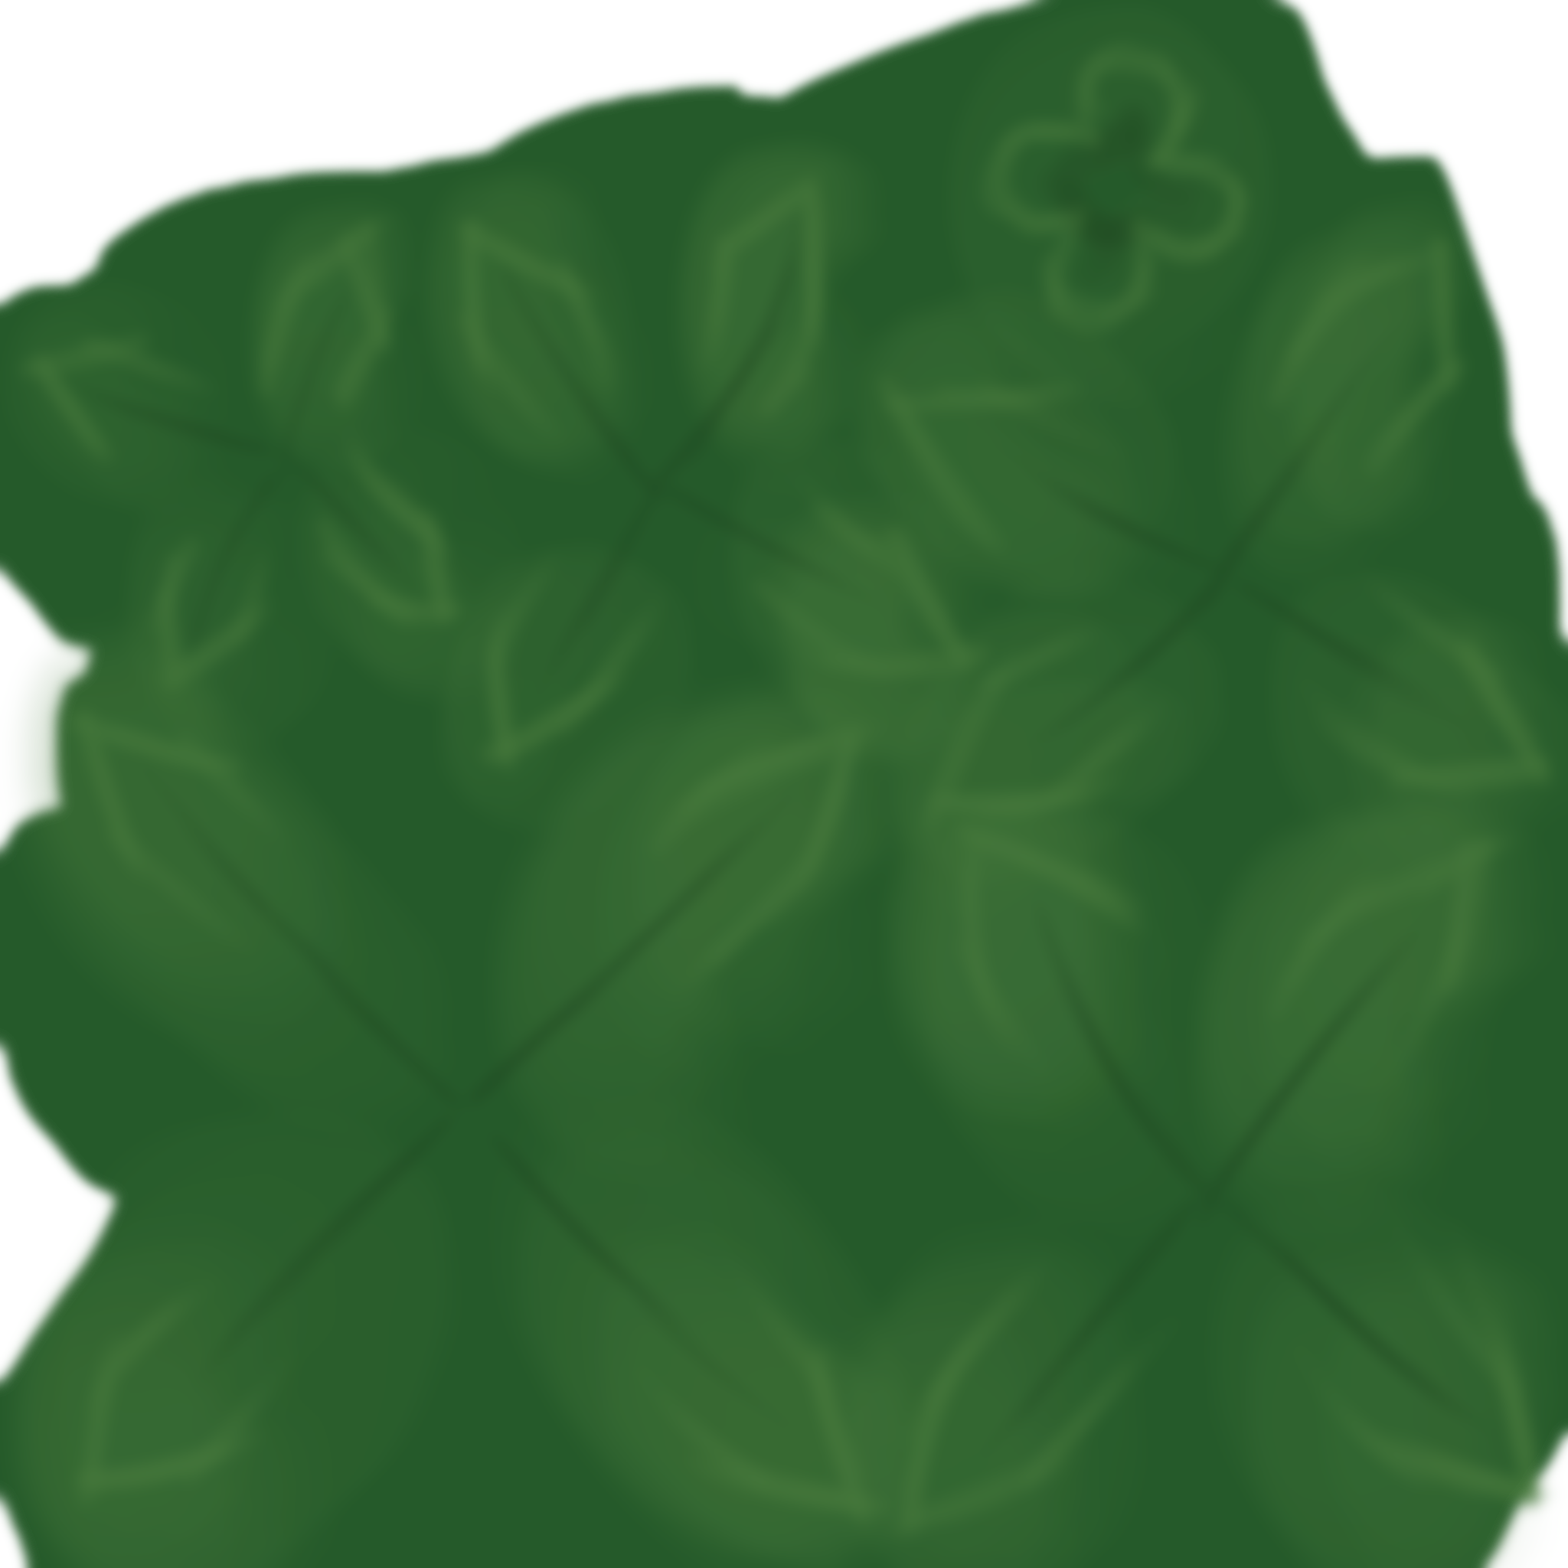
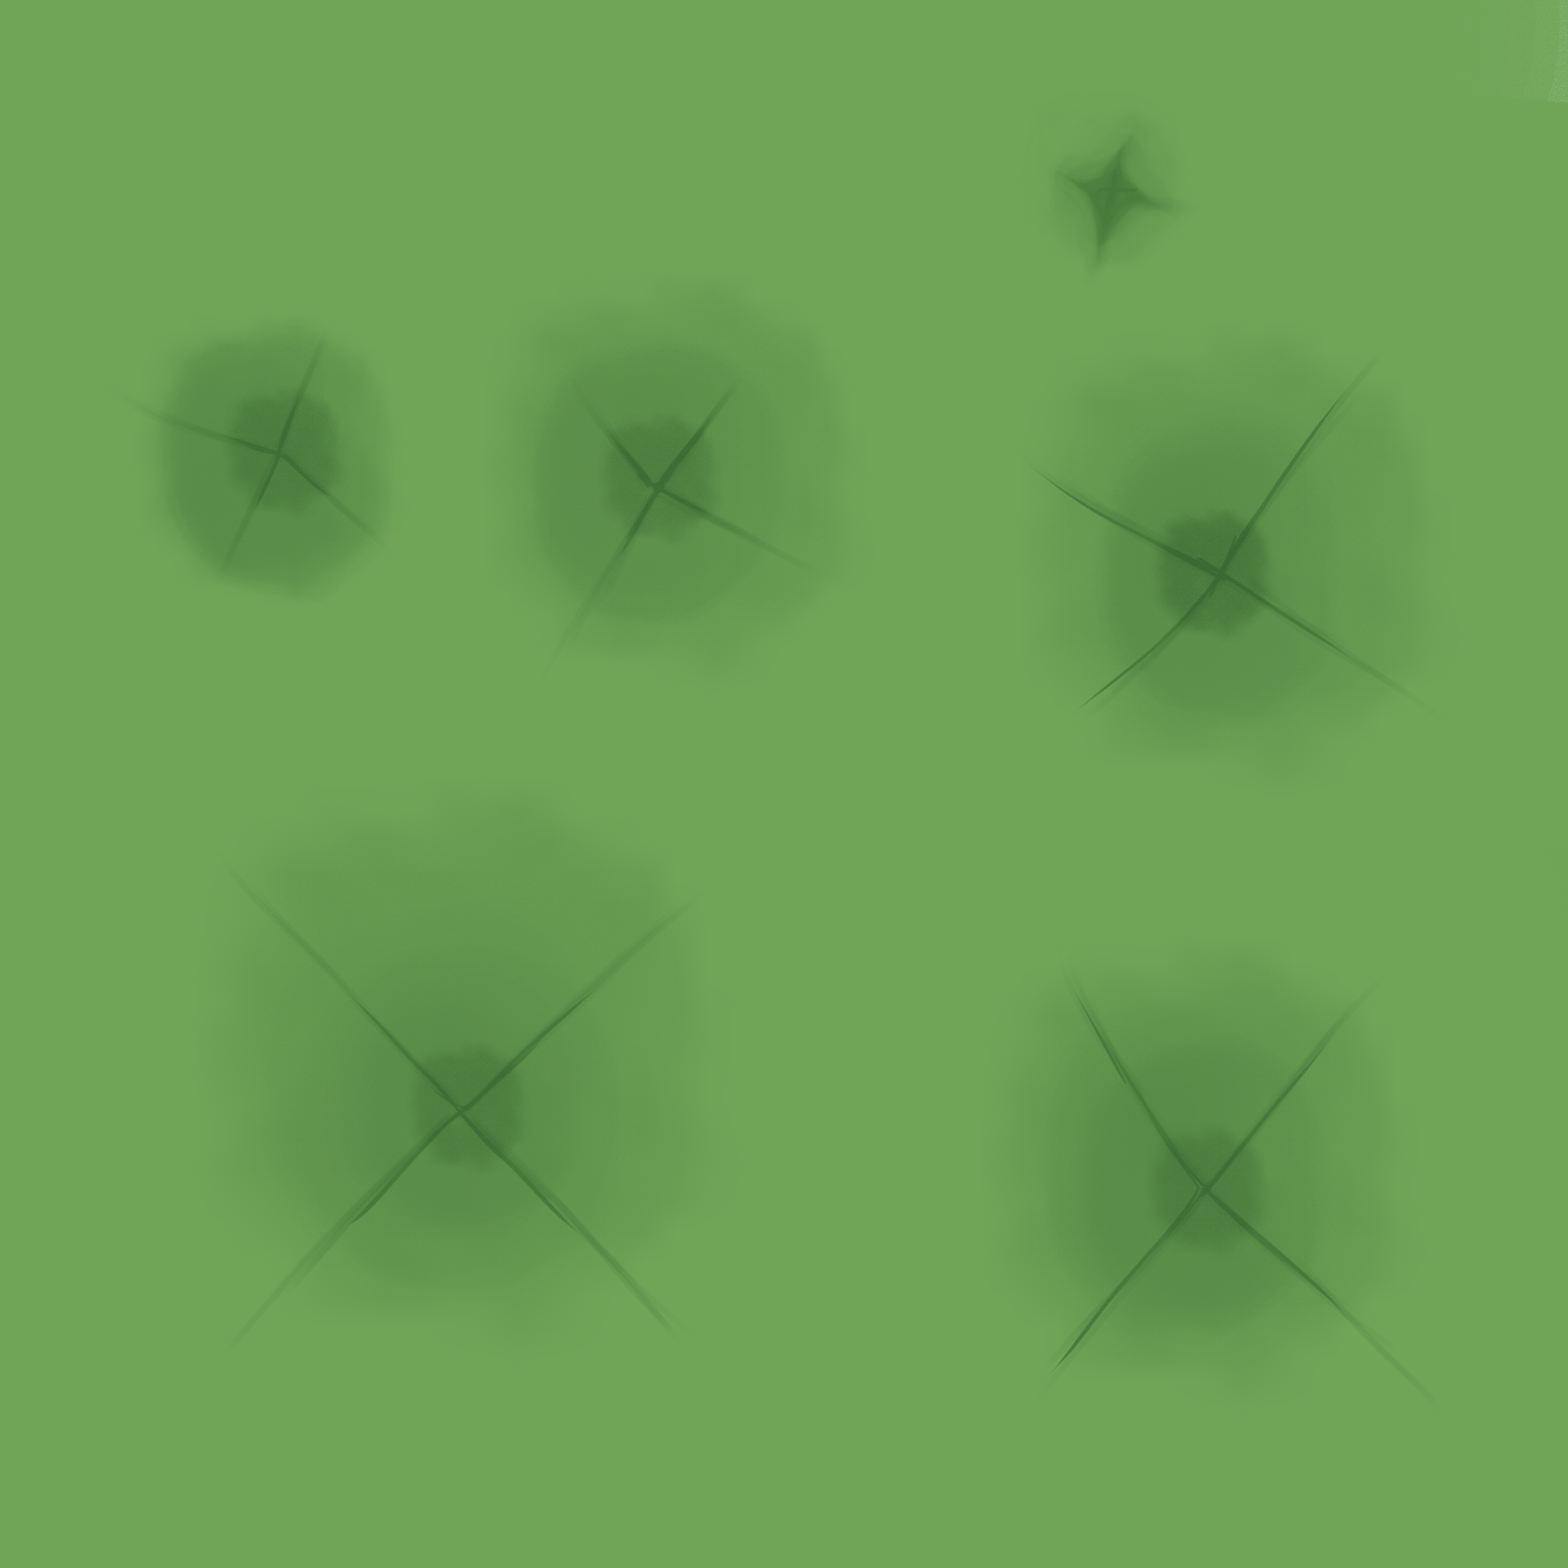
Before/after of a w=1568, h=1568 layered artwork. What changed in the layer stack:
painted on "Layer 1" over [0, 0, 1568, 1568]